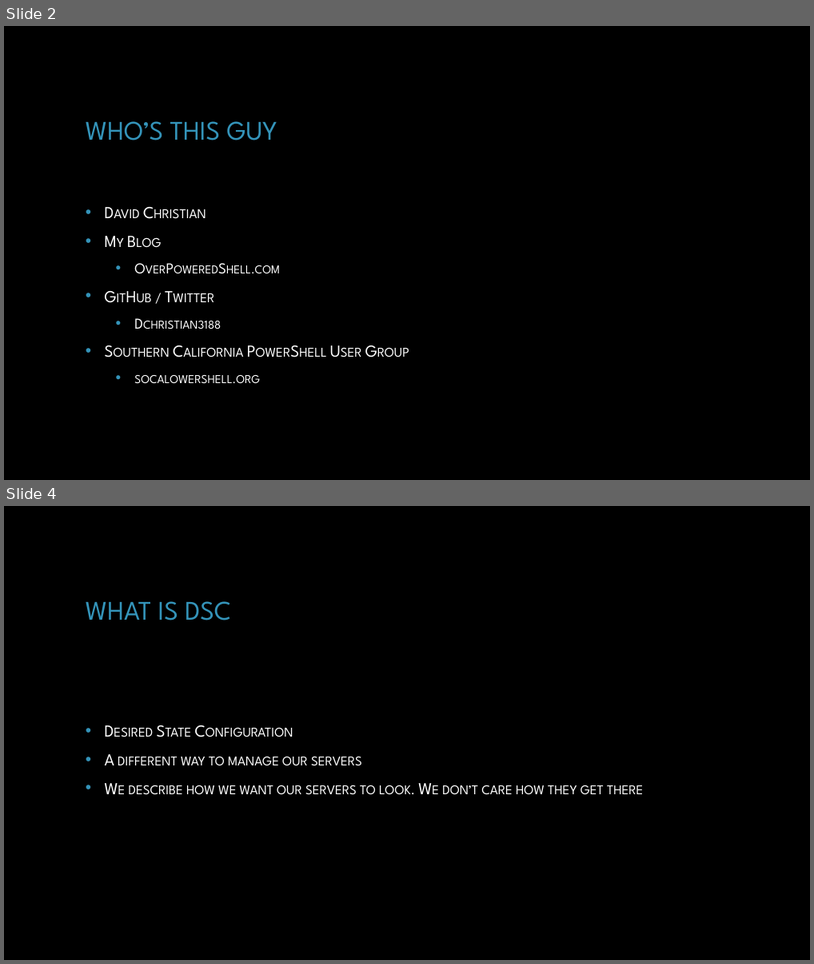
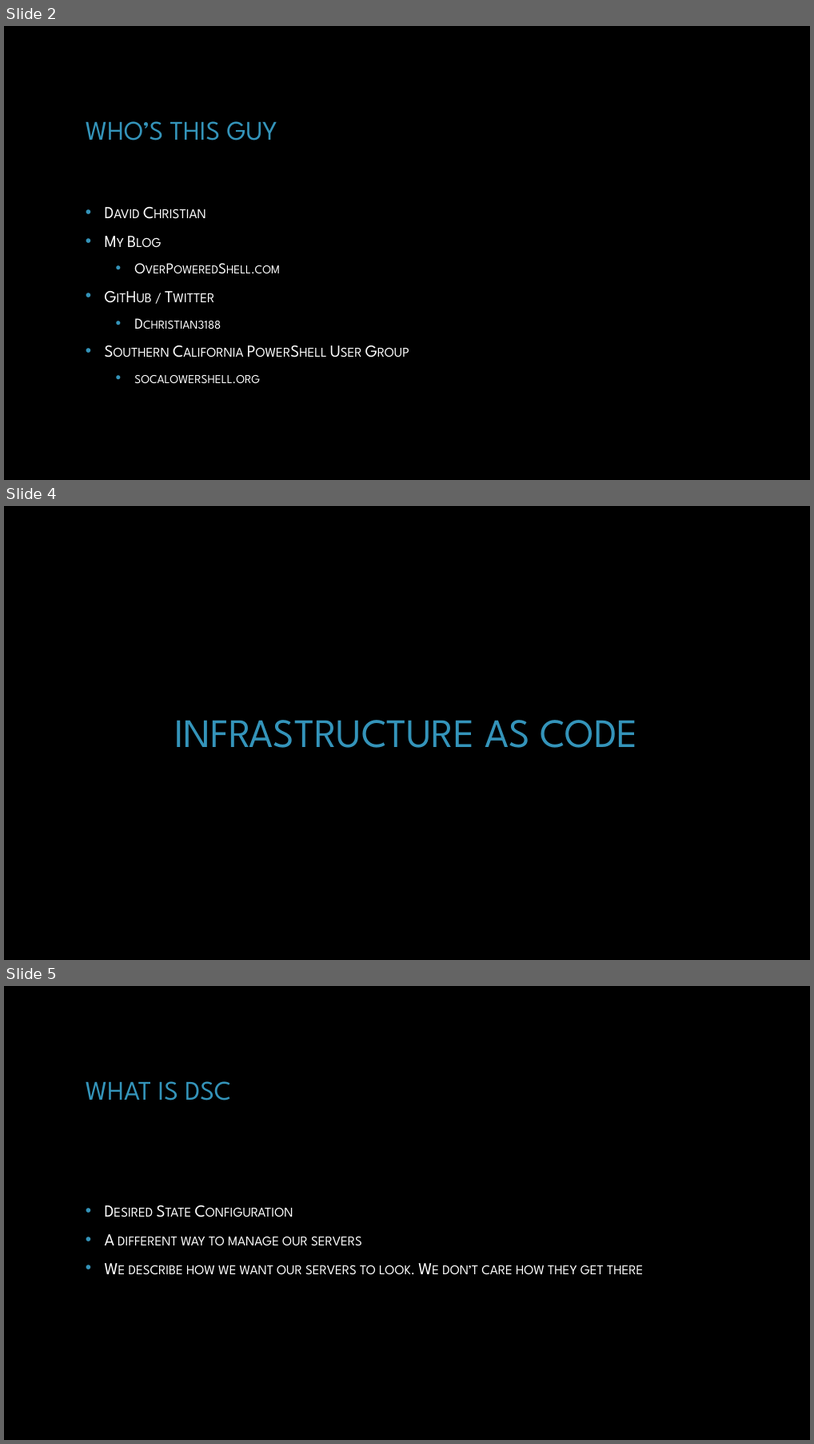
Before and after one commit to dchristian3188/WorkingWithDSC, a slide deck: WorkingWithDSC.pptx. Shown one above the other, each under a label of ours: slides 2 and 4 before the commit, slides 2, 4 and 5 after it; the slides between them are not shown. The pictures are 814x964 and 814x1444 pixels, drawn with LibreOffice and Linux fonts; fonts in the diff are those of the drawing; background and template pictures are left out. Boxes give left, top, right and bottom in pixels: in the first picture for what was removed or moved away, otherwise in the second. Text is boxed around its words. In the diff, an @@ line names an element or a change of style, - is before the commit and + after.

Commit message:
Updated Presentation

```diff
--- a/WorkingWithDSC.pptx
+++ b/WorkingWithDSC.pptx
@@ slide 4 added at box(4, 506, 810, 960), background picture (left out) @@
@@ title added at box(174, 720, 638, 748), 48 pt, text #3494BA @@
+INFRASTRUCTURE AS CODE
@@ what was slide 4 is now slide 5 @@
```
Also in this commit, not shown: 2 slides changed, 1 other slide added, 13 other files.
